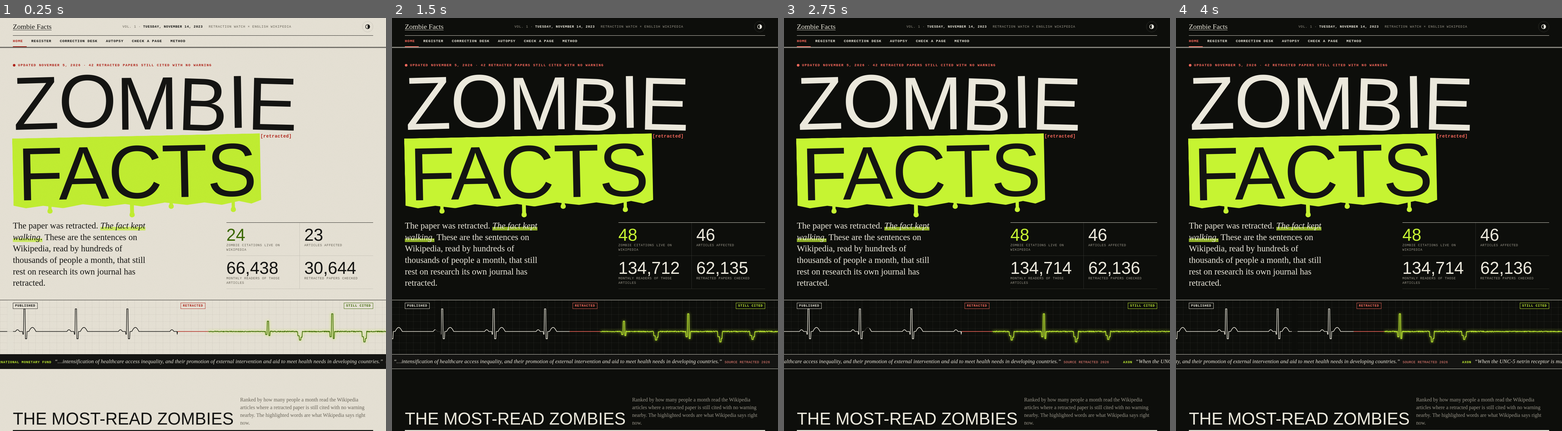
Above: before the commit, frames 1-4 (left to right).
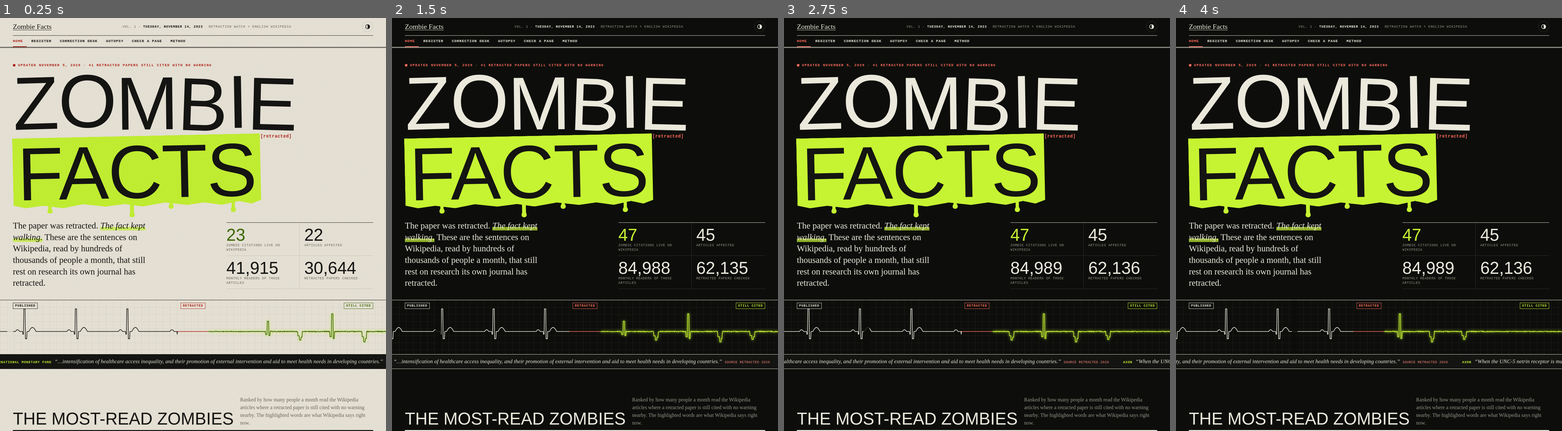
Above: after the commit, the same moments.

Repository: colinrobinson-labs/zombie-facts
Game: browser game, page index.html
Same seed, same stepped clock (60 frames per second), same inputs: the game is played once before the commit and once after it.
Inputs:
- Up to frame 1 (0.25 s): no input
- Up to frame 2 (1.5 s): click "Switch light or dark" at 1.27 s
- Up to frame 3 (2.75 s): click "Switch light or dark" at 1.87 s; click "Switch light or dark" at 2.47 s
- Up to frame 4 (4 s): click "Switch light or dark" at 3.07 s; click "Switch light or dark" at 3.67 s

The runs differ from the first frame. In frame 1, 0.2% of the frame differs, in the area x 23-84%, y 11-63%; in frame 2, 0.3%; in frame 3, 0.3%; in frame 4, 0.3%.

Commit message:
Dismiss Trazodone note (procedural Cochrane withdrawal); honor superseded flag
Co-Authored-By: Claude Opus 5.5 <noreply@anthropic.com>
Claude-Session: https://claude.ai/code/session_01Avo9TdmE82SF6zwqyvdYLj

Diff:
--- a/assets/app.js
+++ b/assets/app.js
@@ -86,7 +86,7 @@
   try{const r=await fetch(BASE+"data.json",{cache:"no-cache"});if(!r.ok)throw 0;D=await r.json()}catch(_){D=null}
   try{const r=await fetch(BASE+"outreach.json",{cache:"no-cache"});if(r.ok)OUT=(await r.json()).notes||[]}catch(_){}
   if(!D||!D.papers||!D.papers.length){fallback();return}
-  ZP=D.papers.map((p,i)=>({...p,title:cleanT(p.title),i,_c:causesOf(p),_sup:!causesOf(p).some(c=>CAUSES.some(x=>x[0]= …(184 unchanged characters)…
+  ZP=D.papers.map((p,i)=>({...p,title:cleanT(p.title),i,_c:causesOf(p),_sup:!!p.superseded||!causesOf(p).some(c=>CAUSES.some(x=>x[0]= …(184 unchanged characters)…
   const S=D.stats;
   HOLD=new Set(OUT.filter(n=>n.hold).map(n=>n.key));
   const DIS=new Set(OUT.filter(n=>n.status==="dismissed").map(n=>n.key));
--- a/outreach.json
+++ b/outreach.json
@@ -45,12 +45,11 @@
    "key": "10.1002/14651858.cd003592|Trazodone",
    "doi": "10.1002/14651858.cd003592",
    "page": "Trazodone",
-   "status": "queued",
-   "verdict": "Cochrane withdrew this 2003 review in 2016, so it should not be cited as current evidence; the other sources on this sentence may be enough on their own.",
+   "status": "dismissed",
+   "verdict": "Cochrane withdrew the 2003 review in 2016 only to hand it to new authors; it is outdated, not discredited.",
    "reviewed": "2026-11-05",
    "section": "Retracted source: Antidepressants for generalised anxiety disorder (GAD)",
-   "text": "The section \"Other disorders\" cites ''Antidepr …(759 unchanged characters)…  papers still cited on Wikipedia.) ~~~~",
-   "hold": "Checking whether Cochrane withdrew it as out of date before posting."
+   "text": "The section \"Other disorders\" cites ''Antidepr …(759 unchanged characters)…  papers still cited on Wikipedia.) ~~~~"
   },
   {
    "key": "10.1002/14651858.cd002766.pub4|Gary Null",
